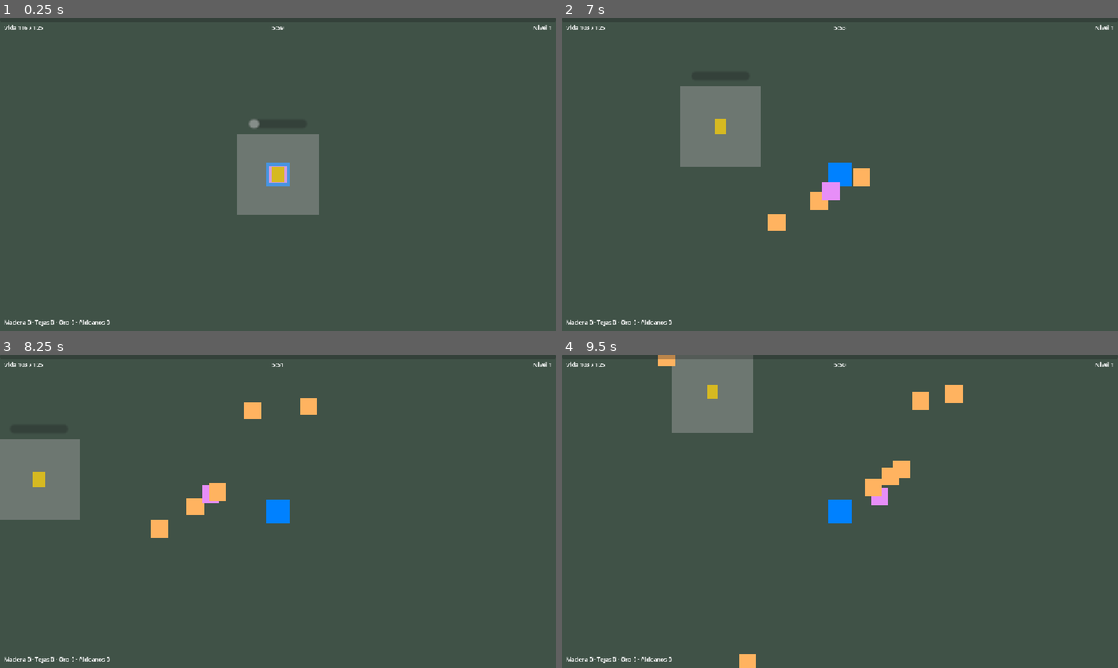
Above: before the commit, frames 1-4 (two rows, left to right).
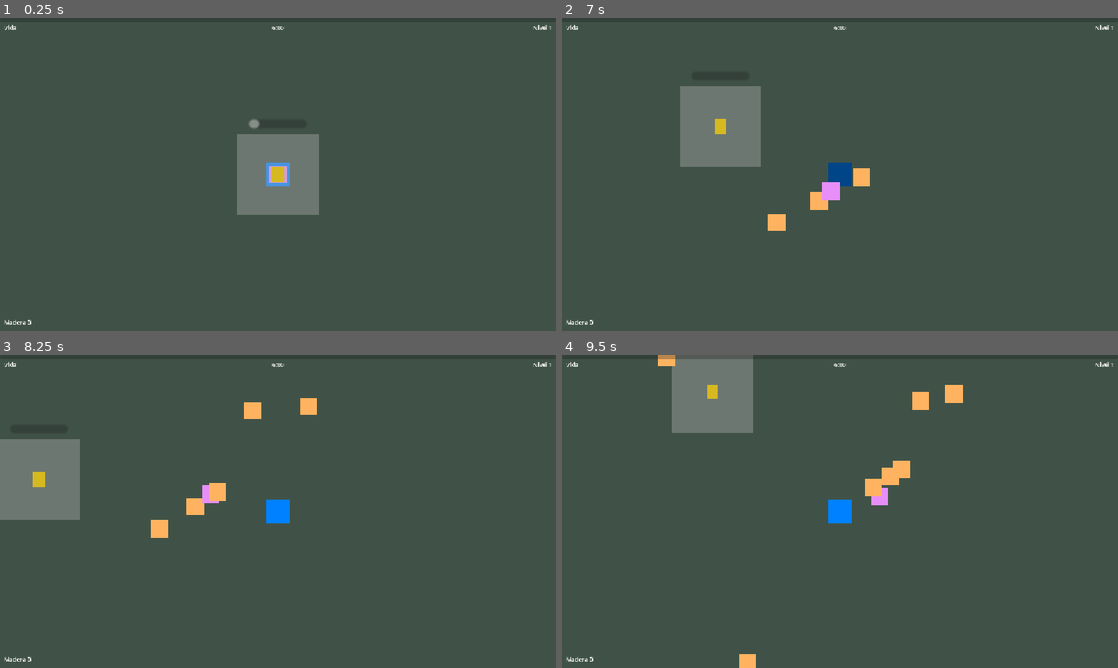
Above: after the commit, the same moments.

Repository: dotrashtrash-png/kintsugi
Game: Godot game, scene res://escenas/run/Run.tscn
Same seed, same stepped clock (60 frames per second), same inputs: the game is played once before the commit and once after it. This scene is started directly instead of the project's main scene.
Inputs:
- Up to frame 1 (0.25 s): no input
- Up to frame 2 (7 s): tap Enter at 0.5 s; hold D (derecha) 0.53-1.28 s; hold S (abajo) 1.28-2.03 s; hold D (derecha) 2.03-2.78 s; hold W (arriba) 2.78-3.53 s; hold A (izquierda) 3.53-5.03 s; hold S (abajo) 5.03-5.78 s; hold D (derecha) 5.78-6.53 s; hold W (arriba) from 6.53 s (still down)
- Up to frame 3 (8.25 s): release W (arriba) at 7.28 s; hold D (derecha) 7.28-8.03 s; hold S (abajo) from 8.03 s (still down)
- Up to frame 4 (9.5 s): release S (abajo) at 8.78 s; hold A (izquierda) from 8.78 s (still down)

The runs differ from the first frame. In frame 1, 0.1% of the frame differs, in the area x 3-51%, y 2-99%; in frame 2, 0.4%, in the area x 3-53%, y 2-99%; in frame 3, 0.1%; in frame 4, 0.1%.
Error after the commit: Parse Error: Value of type "Dictionary" cannot be assigned to a variable of type "Array". (res://escenas/run/run.gd:89)

Commit message:
Ofuda, talisman y regen de la Miko

Diff:
--- a/datos/heroes.gd
+++ b/datos/heroes.gd
@@ -4,7 +4,14 @@
 	"ronin": {"arma": "katana", "vida": 125, "velocidad": 110.0, "radio": 40.0},
 	"miko": {"arma": "campana", "vida": 100, "velocidad": 110.0, "radio": 40.0, "regen": 1.0},
 	"onmyoji": {"arma": "ofuda", "vida": 90, "velocidad": 110.0, "radio": 52.0},
-
 }
 
-const MEJORAS := ["katana", "campana", "ofuda", "waraji", "haori", "omamori"]
+# Lo que sale en el menu de mejoras. Las claves son las que recibe heroe.mejorar().
+const MEJORAS := {
+	"katana": {"nombre": "Katana", "texto": "Corte al frente. Más daño y alcance."},
+	"campana": {"nombre": "Campana suzu", "texto": "Onda que purifica y empuja."},
+	"ofuda": {"nombre": "Ofuda", "texto": "Talismanes que persiguen yokais."},
+	"waraji": {"nombre": "Waraji", "texto": "+10 % de velocidad."},
+	"haori": {"nombre": "Haori", "texto": "+20 de vida máxima."},
+	"omamori": {"nombre": "Omamori", "texto": "+20 % de radio para recoger."},
+}
--- /dev/null
+++ b/escenas/jugador/Ofuda.tscn
@@ -0,0 +1,10 @@
+[gd_scene format=3 uid="uid://6tt0v8o7mlrq"]
+
+[ext_resource type="Script" uid="uid://dyocxrv4kb64y" path="res://escenas/jugador/ofuda.gd" id="1_gv2l1"]
+
+[node name="Ofuda" type="Node2D" unique_id=399301442]
+script = ExtResource("1_gv2l1")
+
+[node name="Timer" type="Timer" parent="." unique_id=1473834476]
+wait_time = 1.2
+autostart = true
--- /dev/null
+++ b/escenas/jugador/Talisman.tscn
@@ -0,0 +1,13 @@
+[gd_scene format=3 uid="uid://cuu2jrjbqmj4w"]
+
+[ext_resource type="Script" uid="uid://bpgwpojbgir5" path="res://escenas/jugador/talisman.gd" id="1_ghfno"]
+
+[node name="Talisman" type="Node2D" unique_id=1579794200]
+script = ExtResource("1_ghfno")
+
+[node name="ColorRect" type="ColorRect" parent="." unique_id=1394891853]
+offset_left = -5.0
+offset_top = -3.0
+offset_right = 5.0
+offset_bottom = 3.0
+color = Color(1, 0.8784314, 0.5411765, 1)
--- a/escenas/jugador/heroe.gd
+++ b/escenas/jugador/heroe.gd
@@ -6,9 +6,11 @@
 var vida := 100
 var vida_maxima := 100
 var radio_recoger := 40.0 # lo usa la Luz de Juan Marin
+var regen := 0.0 # vida por segundo (la Miko)
 var direccion := Vector2.RIGHT # hacia donde mira; la katana la usa
 var empuje := Vector2.ZERO # lo usan el viento del Tengu y el Nurikabe
 var muerto := false
+var regen_acumulada := 0.0
 
 @onready var armas: Node2D = $Armas
 
@@ -19,25 +21,42 @@
 	vida = vida_maxima
 	velocidad = datos["velocidad"]
 	radio_recoger = datos["radio"]
+	regen = datos.get("regen", 0.0)
 	agregar_arma(datos["arma"])
 
 func _physics_process(delta: float) -> void:
+	if muerto:
+		return
 	var dir := Input.get_vector("izquierda", "derecha", "arriba", "abajo")
 	velocity = dir * velocidad + empuje
 	empuje = empuje.move_toward(Vector2.ZERO, 600.0 * delta)
 	move_and_slide()
 	if dir != Vector2.ZERO:
 		direccion = dir
+	# Cuando Matta entregue el sprite (nodo "Sprite"), mira hacia donde camina
+	if dir.x != 0.0 and has_node("Sprite"):
+		$Sprite.flip_h = dir.x < 0.0
+	_regenerar(delta)
+
+func _regenerar(delta: float) -> void:
+	if regen <= 0.0 or vida >= vida_maxima:
+		return
+	regen_acumulada += regen * delta
+	if regen_acumulada >= 1.0:
+		vida = mini(vida_maxima, vida + 1)
+		regen_acumulada -= 1.0
 
 func recibir_dano(cantidad: int) -> void:
 	if muerto:
 		return
 	vida -= cantidad
-	print("Vida del heroe: ", vida)
+	Audio.sfx("dano")
+	modulate = Color(1, 0.4, 0.4) # parpadeo rojo
+	create_tween().tween_property(self, "modulate", Color.WHITE, 0.15)
 	if vida <= 0:
+		vida = 0
 		muerto = true
 		murio.emit()
-		print("El heroe murio")
 
 func empujar(fuerza: Vector2) -> void:
 	empuje += fuerza
@@ -52,7 +71,7 @@
 	arma.name = nombre
 	armas.add_child(arma)
 
-# Juan Marin la llama desde el menu de mejoras con un nombre de Heroes.MEJORAS
+# Juan Marin la llama desde el menu de mejoras con una clave de Heroes.MEJORAS
 func mejorar(nombre: String) -> void:
 	match nombre:
 		"waraji":
--- /dev/null
+++ b/escenas/jugador/ofuda.gd
@@ -0,0 +1,44 @@
+extends Node2D
+# Ofuda (Onmyoji): lanza talismanes hacia los yokais mas cercanos.
+
+const TALISMAN := preload("res://escenas/jugador/Talisman.tscn")
+
+var nivel := 1
+var dano := 6
+var cantidad := 1 # talismanes por disparo
+var alcance := 220.0
+
+@onready var timer: Timer = $Timer
+
+func _ready() -> void:
+	timer.timeout.connect(_lanzar)
+
+func _lanzar() -> void:
+	var objetivos := _mas_cercanos(cantidad)
+	if objetivos.is_empty():
+		return
+	Audio.sfx("ofuda")
+	for objetivo in objetivos:
+		var t = TALISMAN.instantiate()
+		t.objetivo = objetivo
+		t.dano = dano
+		get_tree().current_scene.add_child(t)
+		t.global_position = global_position
+
+func _mas_cercanos(n: int) -> Array:
+	var lista: Array = []
+	for e in get_tree().get_nodes_in_group("enemigos"):
+		var d := global_position.distance_to(e.global_position)
+		if d <= alcance:
+			lista.append([d, e])
+	lista.sort_custom(func(a, b): return a[0] < b[0])
+	var resultado: Array = []
+	for i in mini(n, lista.size()):
+		resultado.append(lista[i][1])
+	return resultado
+
+# La llama el heroe cuando eligen la ofuda en el menu de mejoras
+func subir_nivel() -> void:
+	nivel += 1
+	cantidad += 1
+	dano += 2
--- /dev/null
+++ b/escenas/jugador/talisman.gd
@@ -0,0 +1,23 @@
+extends Node2D
+# Un talisman de la Ofuda: persigue a su objetivo y le pega una vez.
+
+var objetivo: Node2D
+var dano := 6
+var velocidad := 260.0
+var vida_util := 1.5 # segundos antes de desaparecer si no pega
+var direccion := Vector2.RIGHT
+
+func _physics_process(delta: float) -> void:
+	vida_util -= delta
+	if vida_util <= 0.0:
+		queue_free()
+		return
+	if is_instance_valid(objetivo):
+		direccion = global_position.direction_to(objetivo.global_position)
+	global_position += direccion * velocidad * delta
+	rotation = direccion.angle()
+	for e in get_tree().get_nodes_in_group("enemigos"):
+		if is_instance_valid(e) and global_position.distance_to(e.global_position) < 8.0:
+			e.recibir_dano(dano)
+			queue_free()
+			return
Not shown, added: escenas/jugador/ofuda.gd.uid
Not shown, added: escenas/jugador/talisman.gd.uid
